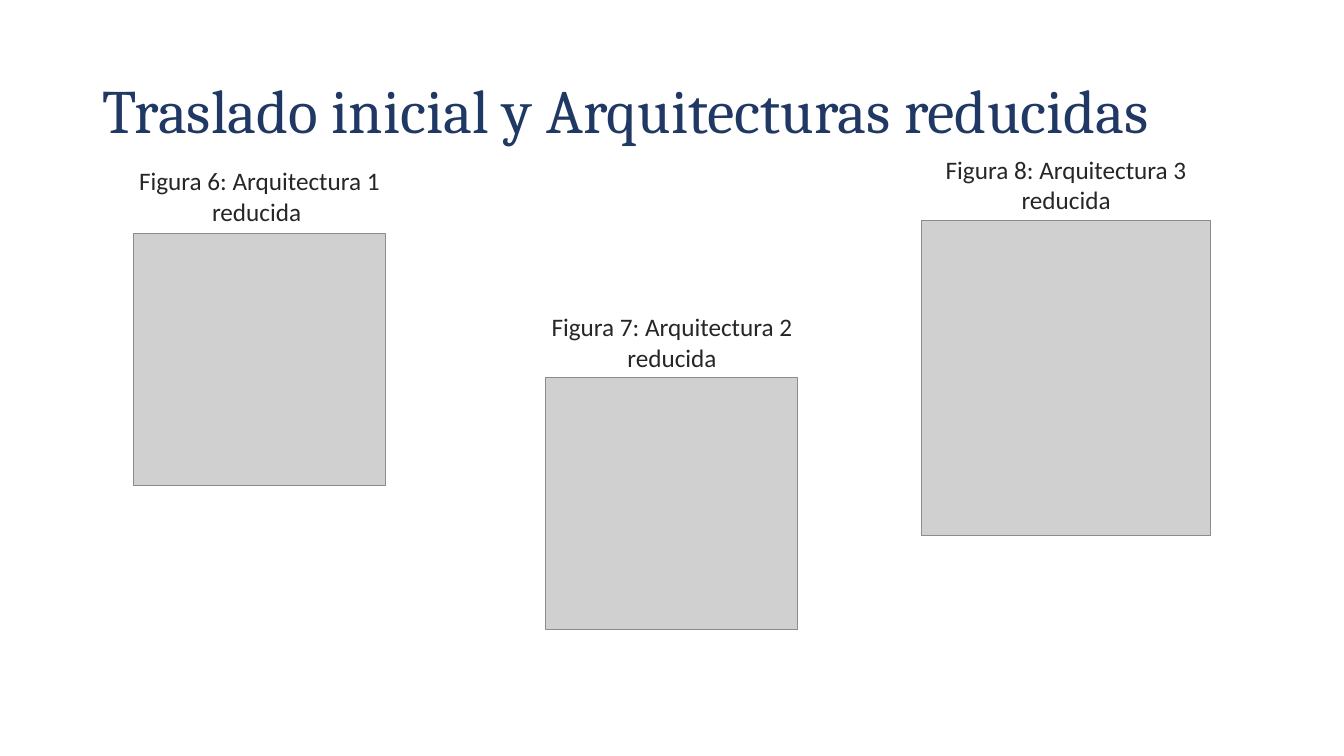
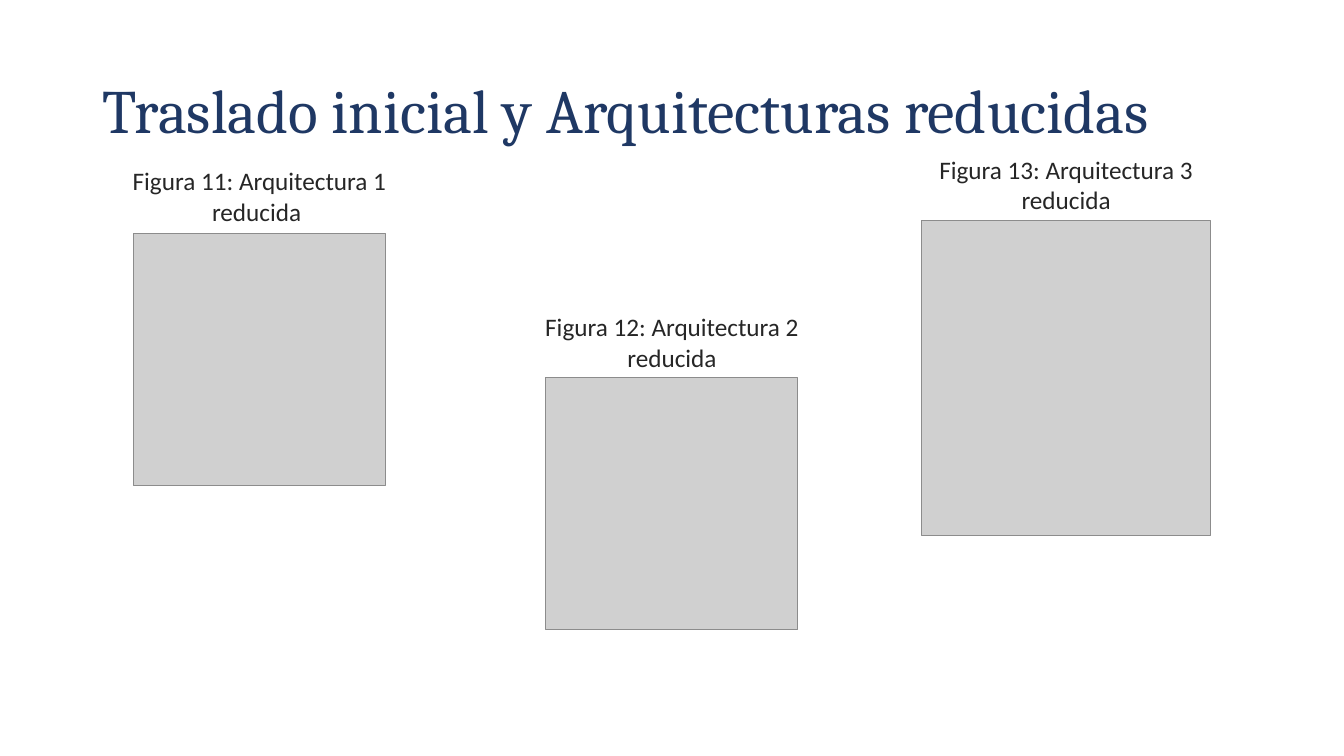
Before and after one commit to Lsandiquesada/TFG_Luis_Diego, a slide deck: slide 7 of Implementacion prueba de concepto FPGA Final.pptx (slide 8 before the commit). Drawn at 1344x756 pixels with LibreOffice and Linux fonts; fonts in the diff are those of the drawing; grey boxes stand for pictures. Boxes give left, top, right and bottom in pixels: in the first picture for what was removed or moved away, otherwise in the second. Text is boxed around its words. In the diff, an @@ line names an element or a change of style, - is before the commit and + after.

```diff
--- a/Implementacion prueba de concepto FPGA Final.pptx
+++ b/Implementacion prueba de concepto FPGA Final.pptx
@@ text at (133,172,386,221): text changed @@
-Figura 6: Arquitectura 1
-reducida
+Figura 11: Arquitectura 1
+reducida
@@ text at (939,161,1193,209): text changed @@
-Figura 8: Arquitectura 3
-reducida
+Figura 13: Arquitectura 3
+reducida
@@ text at (545,318,799,367): text changed @@
-Figura 7: Arquitectura 2
-reducida
+Figura 12: Arquitectura 2
+reducida
```
Also in this commit, not shown: 3 other slides changed, 3 slides added, 6 slides removed.
